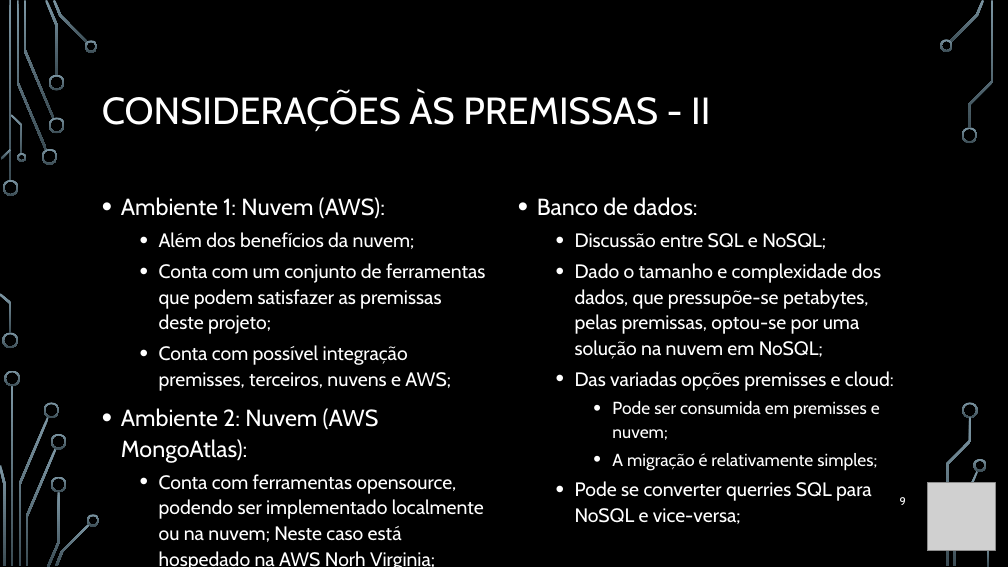
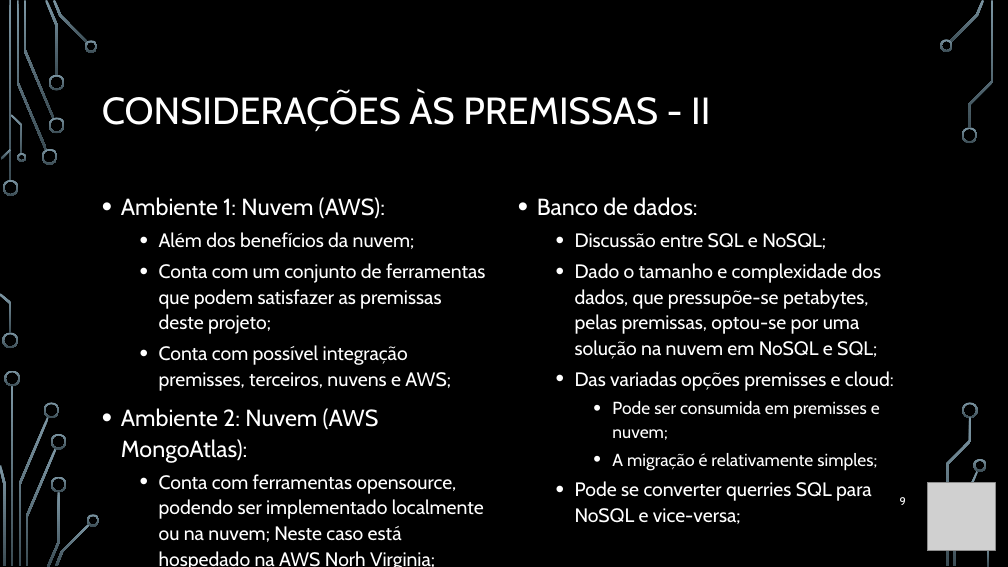
Before and after one commit to WilianCavassin/DataEngineer_Olist, a slide deck: slide 9 of Presentations/Work at olist [Autosaved].pptx. Drawn at 1008x567 pixels with LibreOffice and Linux fonts; fonts in the diff are those of the drawing; grey boxes stand for pictures; background and template pictures are left out. Boxes give left, top, right and bottom in pixels: in the first picture for what was removed or moved away, otherwise in the second. Text is boxed around its words. In the diff, an @@ line names an element or a change of style, - is before the commit and + after.

```diff
--- a/Presentations/Work at olist [Autosaved].pptx
+++ b/Presentations/Work at olist [Autosaved].pptx
@@ text at [575,263,881,359]: text changed @@
-  • Dado o tamanho e complexidade dos dados, que pressupõe-se petabytes, pelas premissas, optou-se por uma solução na nuvem em NoSQL;
+  • Dado o tamanho e complexidade dos dados, que pressupõe-se petabytes, pelas premissas, optou-se por uma solução na nuvem em NoSQL e SQL;
```
Also in this commit, not shown: 9 other slides changed, 5 slides added, 3 slides removed, 7 other files.
